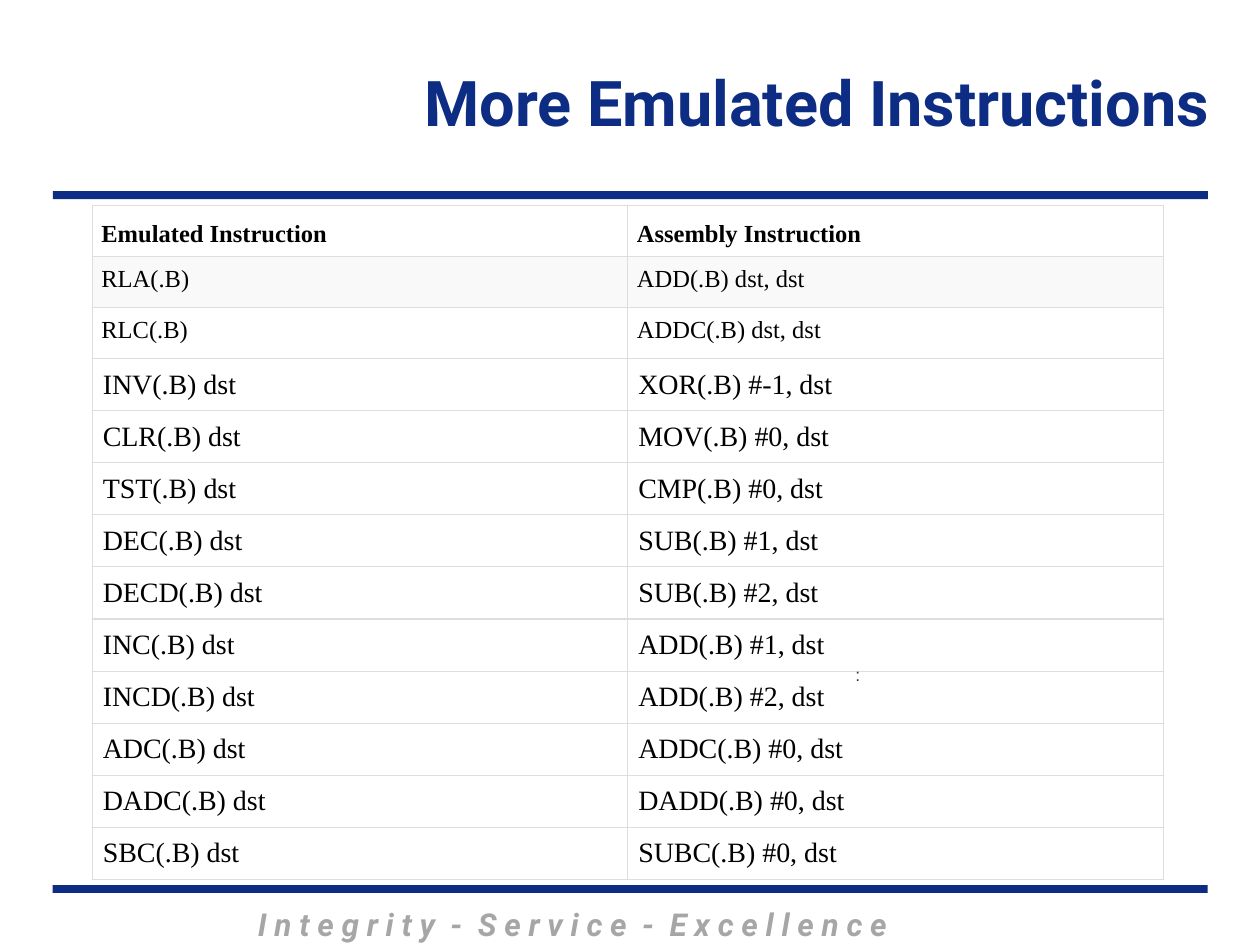
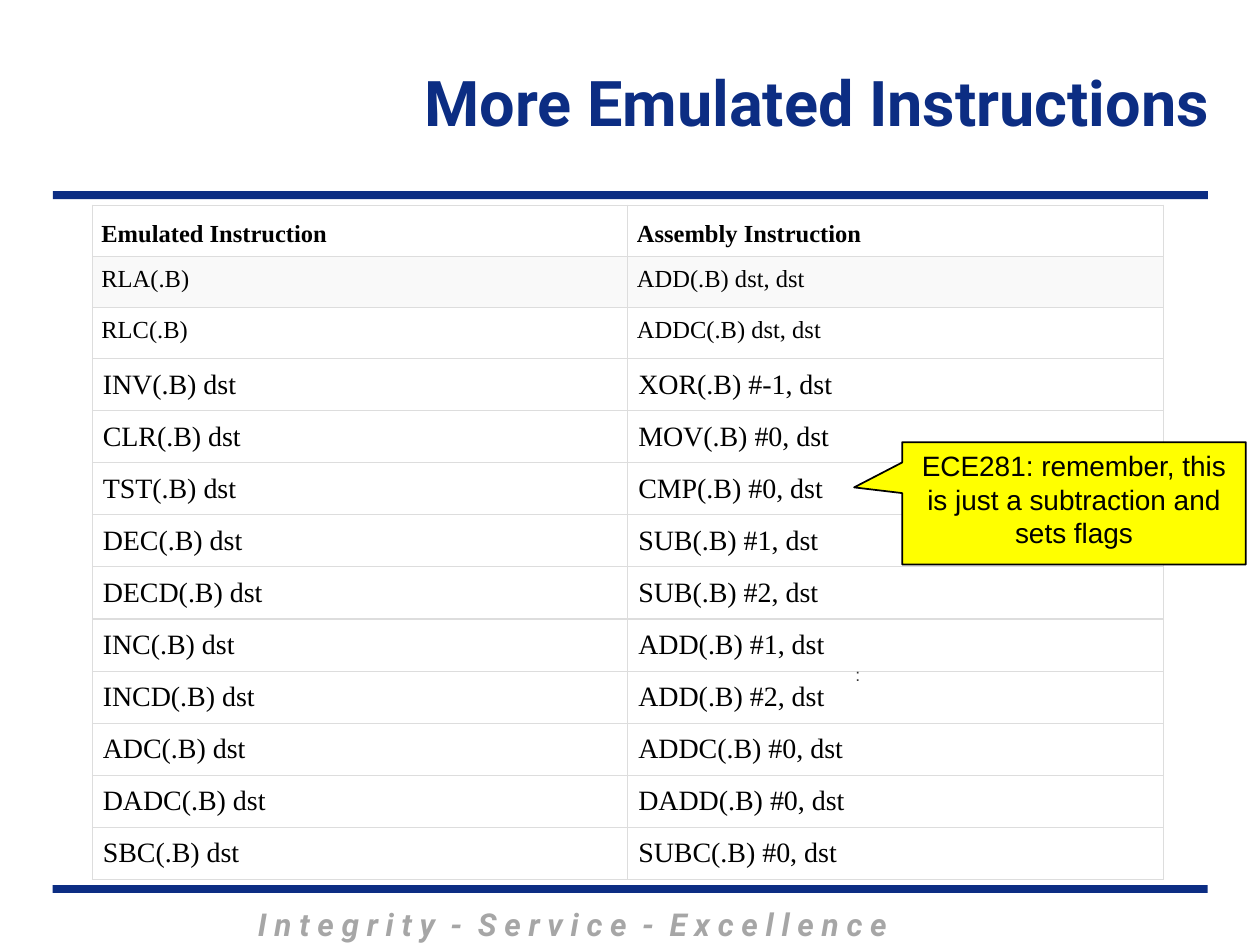
Before and after one commit to MarsUniversity/ECE382, a slide deck: slide 10 of source/lessons/lsn3-4-5/Lsn3-4-5.pptx. Drawn at 1260x945 pixels with LibreOffice and Linux fonts; fonts in the diff are those of the drawing; background and template pictures are left out. Boxes give left, top, right and bottom in pixels: in the first picture for what was removed or moved away, otherwise in the second. Text is boxed around its words. In the diff, an @@ line names an element or a change of style, - is before the commit and + after.

```diff
--- a/source/lessons/lsn3-4-5/Lsn3-4-5.pptx
+++ b/source/lessons/lsn3-4-5/Lsn3-4-5.pptx
@@ speech box added at box(902, 442, 1246, 564), fill #FFFF00, outline #000000 1 pt, 16 pt, text #000000 @@
+ECE281: remember, this is just a subtraction and sets flags
```
Also in this commit, not shown: 4 other slides changed, 1 slide added, 9 other files.
